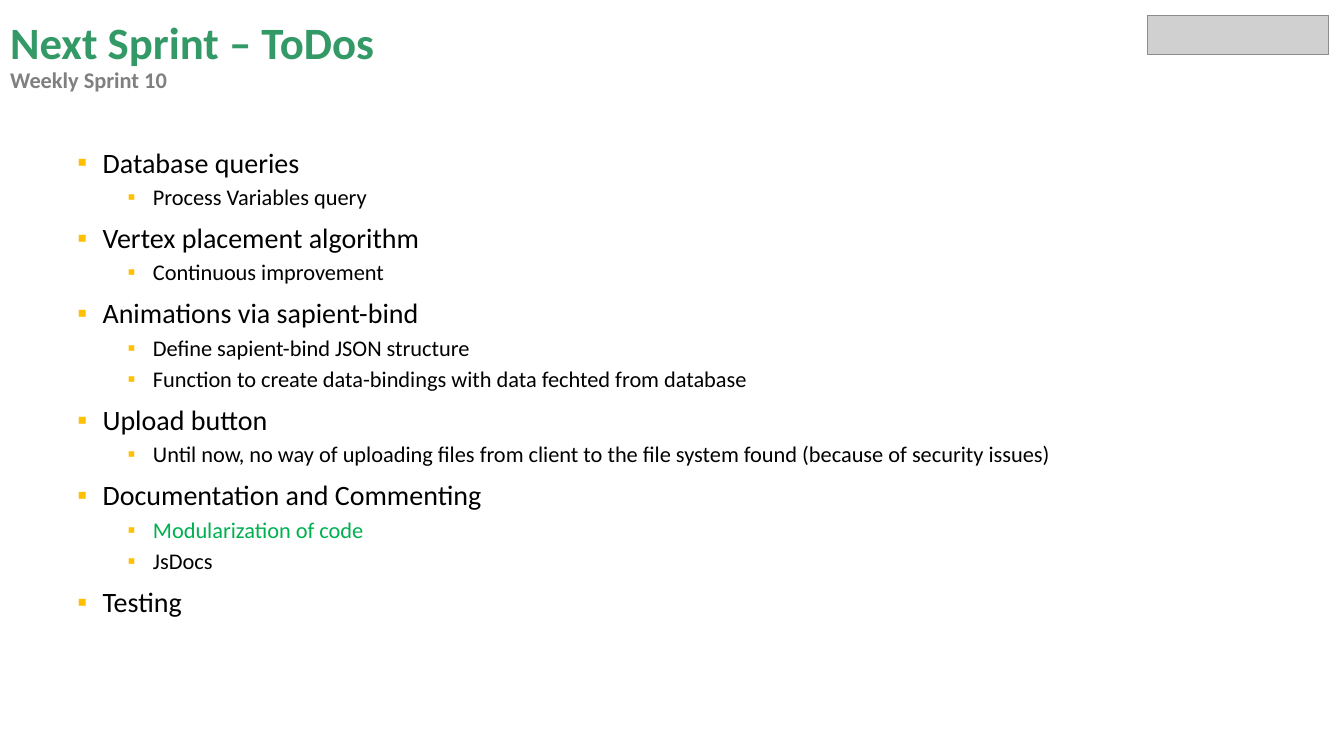
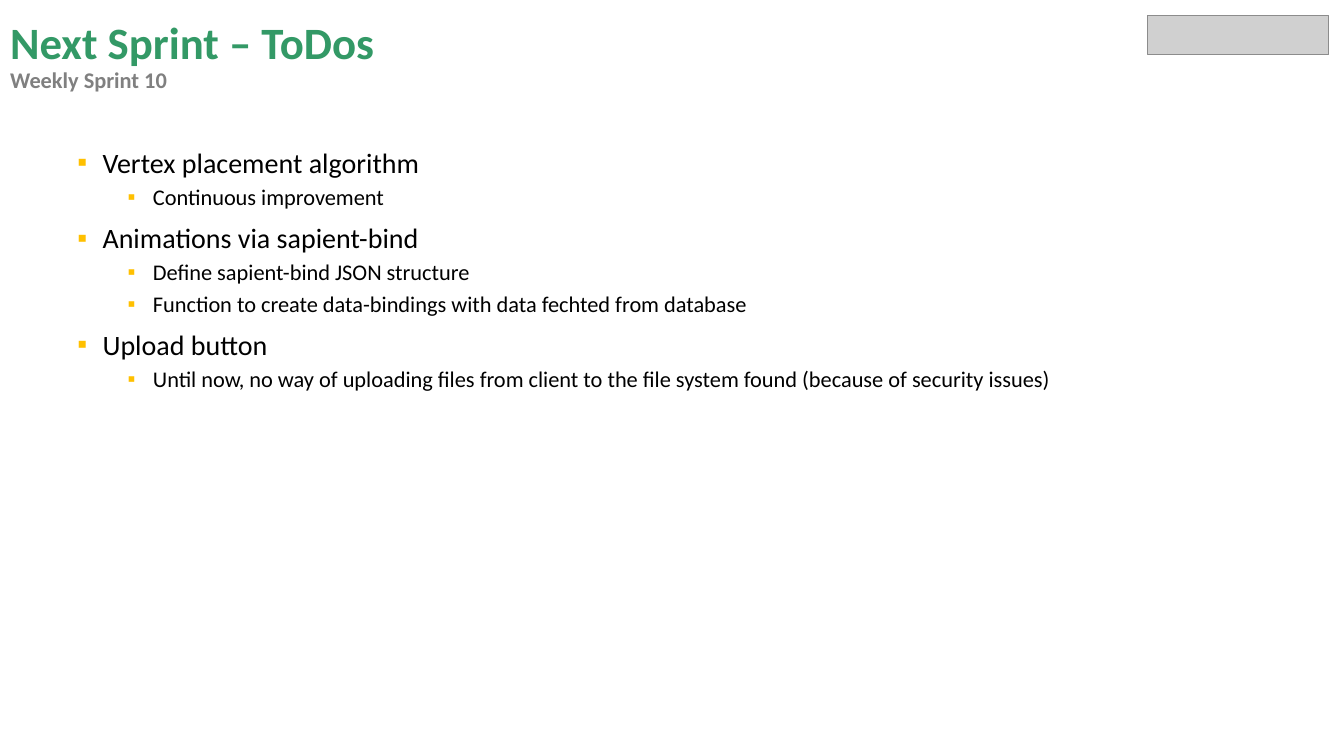
Before and after one commit to miguelrk/tum-mw-bachelorarbeit, a slide deck: slide 17 of 3 Entwicklungsphase/weekly_meeting_13.pptx (slide 21 before the commit). Drawn at 1344x756 pixels with LibreOffice and Linux fonts; fonts in the diff are those of the drawing; grey boxes stand for pictures. Boxes give left, top, right and bottom in pixels: in the first picture for what was removed or moved away, otherwise in the second. Text is boxed around its words. In the diff, an @@ line names an element or a change of style, - is before the commit and + after.

```diff
--- a/3 Entwicklungsphase/weekly_meeting_13.pptx
+++ b/3 Entwicklungsphase/weekly_meeting_13.pptx
@@ text at (x1=103, y1=153, x2=367, y2=209): paragraphs removed @@
-▪ Database queries
-  ▪ Process Variables query
@@ text at (x1=103, y1=485, x2=481, y2=617): paragraphs removed @@
-▪ Documentation and Commenting
-  ▪ Modularization of code
-  ▪ JsDocs
-▪ Testing
```
Also in this commit, not shown: 6 other slides changed, 1 slide added, 4 slides removed, 3 other files.
